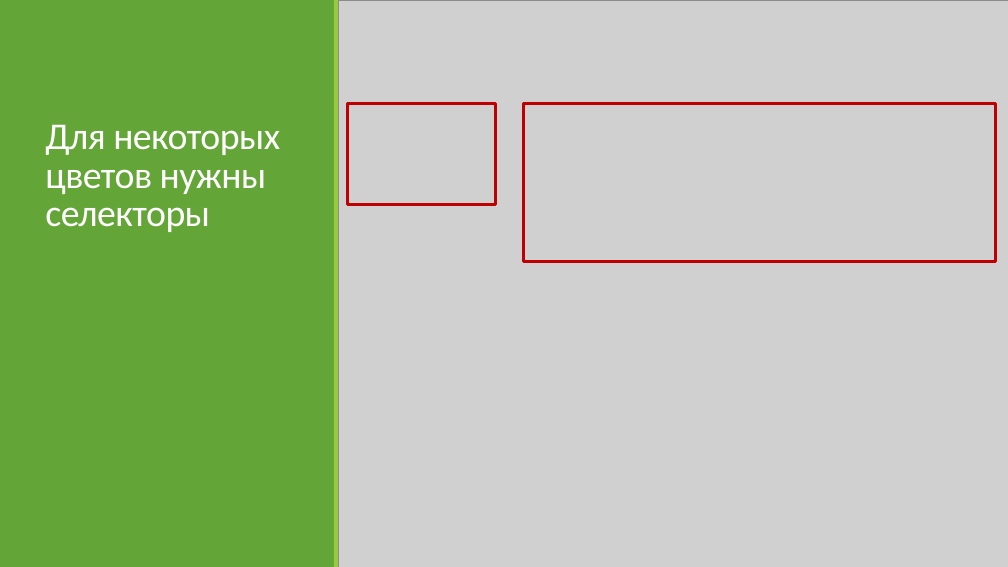
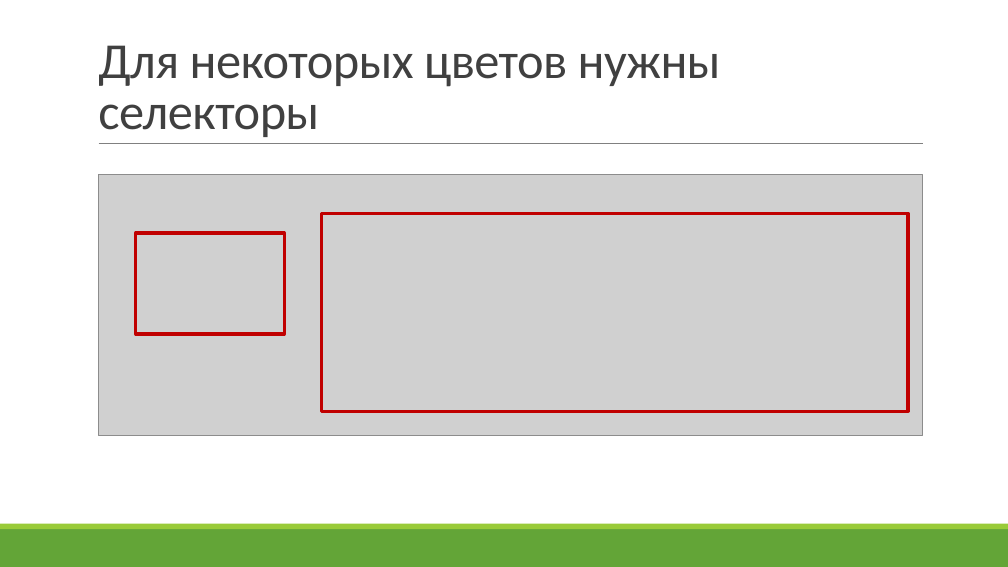
Before and after one commit to ZebanNikolay/android-style-best-practices, a slide deck: slide 9 of Styles and Themes in Android.pptm. Drawn at 1008x567 pixels with LibreOffice and Linux fonts; fonts in the diff are those of the drawing; grey boxes stand for pictures. Boxes give left, top, right and bottom in pixels: in the first picture for what was removed or moved away, otherwise in the second. Text is boxed around its words. In the diff, an @@ line names an element or a change of style, - is before the commit and + after.

```diff
--- a/Styles and Themes in Android.pptm
+++ b/Styles and Themes in Android.pptm
@@ rectangle removed at (0,0,335,567) @@
@@ title "Для некоторых цветов нужны селекторы": place and size @@
-title "Для некоторых цветов нужны селекторы" at (45,124,280,232)
+title "Для некоторых цветов нужны селекторы" at (98,45,721,137)
@@ title "Для некоторых цветов нужны селекторы" at (98,45,721,137): size 36 to 48 pt, text colour #FFFFFF to #404040 @@
@@ rectangle removed at (334,0,340,567) @@
@@ line added from (99, 144) to (923, 144), #808080 0.5 pt @@
@@ picture: place and size @@
-picture at (339,0,1008,567)
+picture at (99,175,923,436)
@@ rectangle: place and size @@
-rectangle at (348,103,496,204)
+rectangle at (136,233,284,334)
@@ rectangle: place and size @@
-rectangle at (524,103,996,262)
+rectangle at (321,213,908,411)
@@ rectangle added at (0,529,1008,567), fill #63A537 @@
@@ rectangle added at (0,524,1008,529), fill #99CB38 @@
```
Also in this commit, not shown: 3 other slides changed, 1 slide added.
